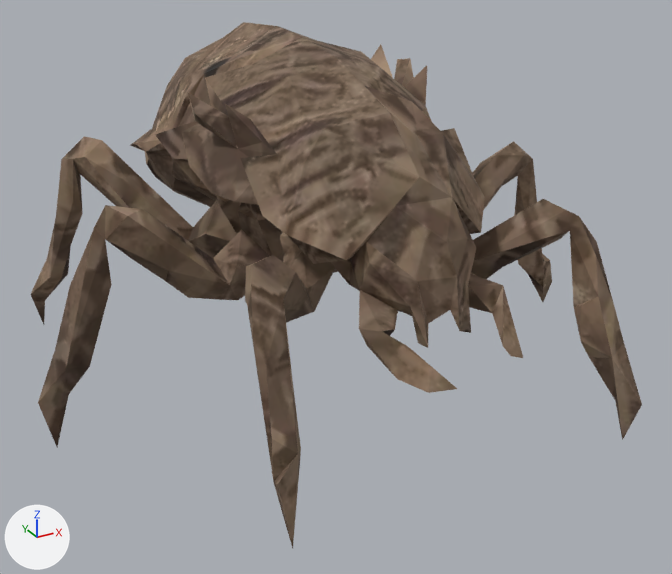
The glTF model packages/client/public/models/hostile.creature.glb, before and after one commit.
The view is the same before and after, from a 50 mm lens placed at (-2.01, -4.16, 2.36), pointed at (0.12, -0.28, 0.42). Arrows for +X, +Y and +Z are at lower left; the lights stay in place. The older version comes first. Vertices at exactly the same position are counted once.

The first picture shows 'output_unwrapped'.
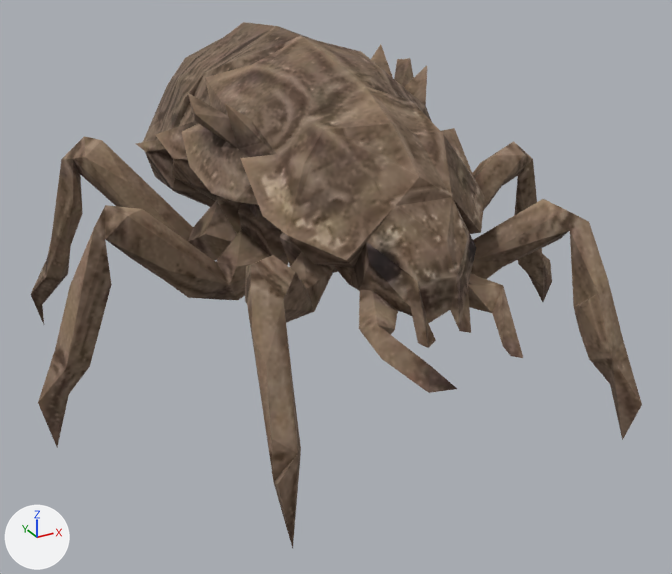
What differs and where, as boxes [x1, y1, x2, y2] in the pictures (672 x 574 px; the box of a moved part takes in the faces that stretch with it):
```json
{"part": 1, "of": "me_output_unwrapped", "change": "moved or reshaped", "before": [31, 78, 624, 435], "after": [31, 81, 624, 436]}
{"part": 2, "of": "me_output_unwrapped", "change": "moved or reshaped", "before": [289, 37, 379, 120], "after": [289, 37, 379, 120]}
{"part": 3, "of": "me_output_unwrapped", "change": "surface changed", "before": [31, 22, 642, 543], "after": [31, 22, 642, 543]}
```

Scene script edits in JSON lines:
```json
{"block": "me_output_unwrapped", "where": "# used by ob_output_unwrapped; location = (0.0, 0.0, 0.0)"}
{"block": "me_output_unwrapped", "where": "# verts and faces of me_output_unwrapped; kept vertices keep their numbers, new ones are numbered from 502"}
{"block": "me_output_unwrapped", "where": "# before: 428 (0.01, -0.49, 1.63) at pixel (336, 57)"}
{"op": "remove", "block": "me_output_unwrapped", "code": "me_output_unwrapped.from_pydata(...)  # 502 vertices, 998 faces; spans x -1.45..1.45, y -1.71..1.71, z 0.0..1.69"}
{"op": "add", "block": "me_output_unwrapped", "code": "me_output_unwrapped.from_pydata(...)  # 502 vertices, 997 faces; spans x -1.45..1.45, y -1.71..1.71, z 0.0..1.69"}
{"block": "me_output_unwrapped", "change": "me_output_unwrapped part 1"}
{"block": "me_output_unwrapped", "change": "29 vertices are removed from x -1.16..0.82, y -1.61..1.07, z 0.23..1.15"}
{"block": "me_output_unwrapped", "change": "164 faces are deleted"}
{"block": "me_output_unwrapped", "change": "8 vertices move from x -1.15..0.85, y -1.5..0.57, z 0.42..1.49 to x -1.16..0.93, y -1.5..0.61, z 0.41..1.45"}
{"block": "me_output_unwrapped", "change": "29 vertices are added at x -1.18..0.82, y -1.56..1.49, z 0.2..1.08"}
{"block": "me_output_unwrapped", "change": "163 new faces join them"}
{"block": "me_output_unwrapped", "change": "me_output_unwrapped part 2"}
{"op": "add", "block": "me_output_unwrapped", "code": "verts[428] = (-0.02, -0.41, 1.66)  # moved, pixel (322, 50)"}
{"block": "me_output_unwrapped", "change": "me_output_unwrapped part 3: 815 kept faces spanning x -1.45..1.45, y -1.71..1.71, z 0.0..1.69 get new texture (UV) coordinates"}
{"block": "me_output_unwrapped", "change": "other edits to the shape of me_output_unwrapped do not show in these pictures"}
```
